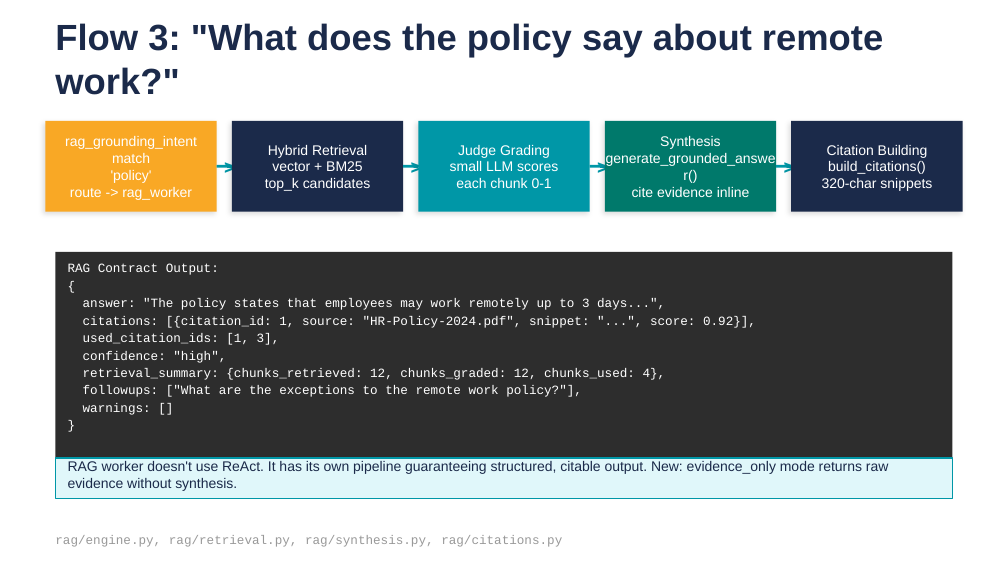
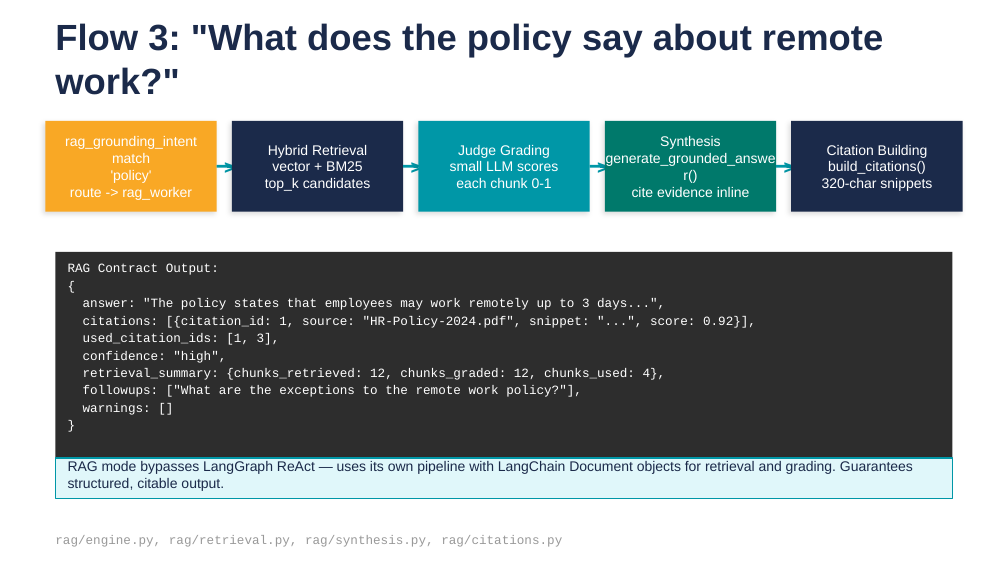
Before and after one commit to browntitan/Agent_Harness, a slide deck: slide 34 of powerpoint/agentic_chatbot_v3_leadership_v2.pptx (slide 33 before the commit). Drawn at 1008x567 pixels with LibreOffice and Linux fonts; fonts in the diff are those of the drawing. Boxes give left, top, right and bottom in pixels: in the first picture for what was removed or moved away, otherwise in the second. Text is boxed around its words. In the diff, an @@ line names an element or a change of style, - is before the commit and + after.

```diff
--- a/powerpoint/agentic_chatbot_v3_leadership_v2.pptx
+++ b/powerpoint/agentic_chatbot_v3_leadership_v2.pptx
@@ text at (68, 461, 913, 491): text changed @@
-RAG worker doesn't use ReAct. It has its own pipeline guaranteeing structured, citable output. New: evidence_only mode returns raw evidence without synthesis.
+RAG mode bypasses LangGraph ReAct — uses its own pipeline with LangChain Document objects for retrieval and grading. Guarantees structured, citable output.
```
Also in this commit, not shown: 10 other slides changed, 1 slide added, 44 other files.
